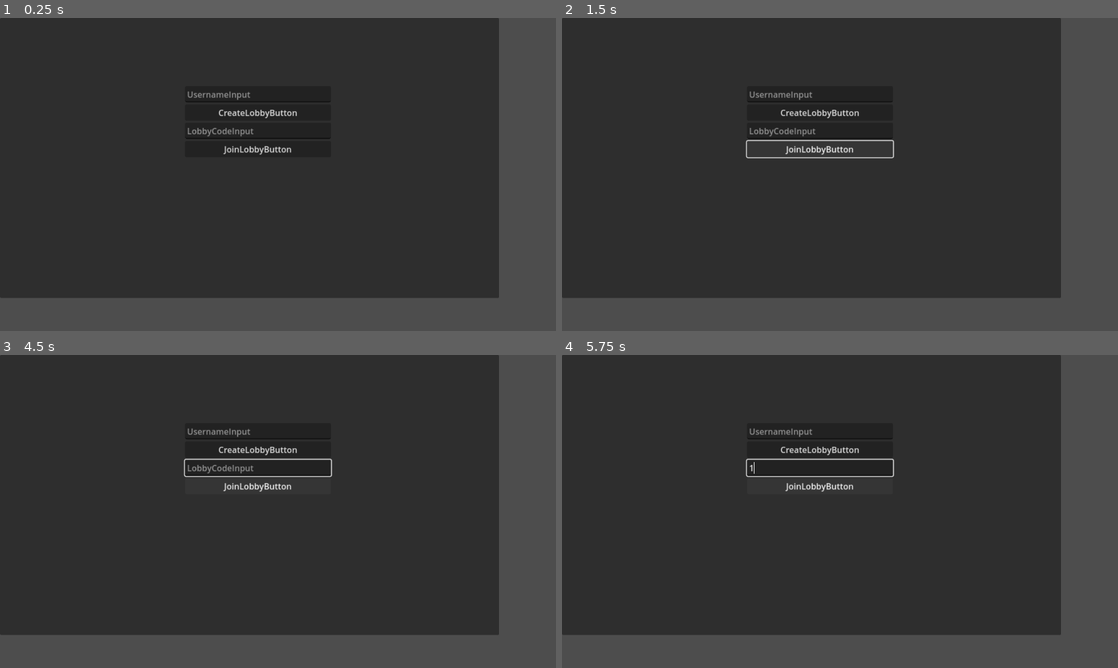
Above: before the commit, frames 1-4 (two rows, left to right).
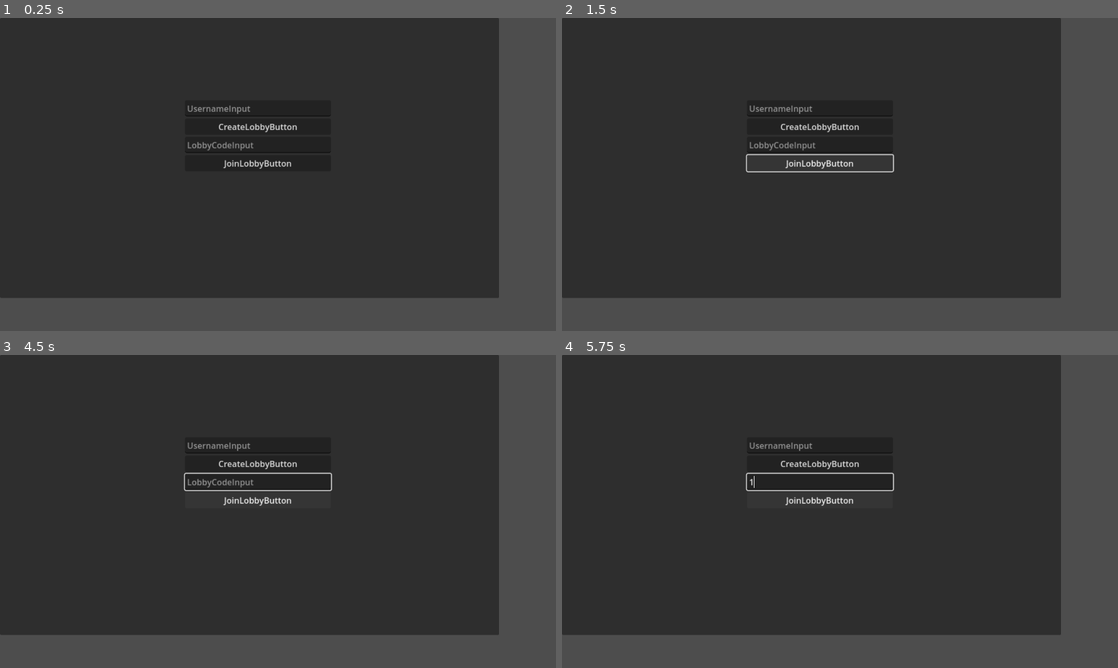
Above: after the commit, the same moments.

Repository: NightRzz/PR-Projekt-grupowy
Game: Godot game, scene res://menu.tscn
Same seed, same stepped clock (60 frames per second), same inputs: the game is played once before the commit and once after it.
Inputs:
- Up to frame 1 (0.25 s): no input
- Up to frame 2 (1.5 s): click "CreateLobbyButton" at 0.5 s; click "JoinLobbyButton" at 1.25 s
- Up to frame 3 (4.5 s): hold Right (ui_right) 2.03-2.78 s; hold 1 (select_character_1) 2.03-2.78 s; hold Left (ui_left) 2.78-3.53 s; tap 2 (select_character_2) at 2.85, 4.35 s; hold Right (ui_right) 3.53-4.28 s; hold 1 (select_character_1) 3.53-4.28 s; hold Up (ui_up) from 4.28 s (still down)
- Up to frame 4 (5.75 s): tap Enter at 5 s; release Up (ui_up) at 5.03 s; hold Left (ui_left) from 5.03 s (still down); hold 1 (select_character_1) from 5.03 s (still down)

The runs differ from the first frame. In frame 1, 1.1% of the frame differs, in the area x 33-54%, y 23-49%; in frame 2, 1.8%, in the area x 33-60%, y 23-50%; in frame 3, 1.7%; in frame 4, 1.5%.

Commit message:
lobby not found implementation

Diff:
--- a/MainMenu.gd
+++ b/MainMenu.gd
@@ -2,17 +2,40 @@
 
 @onready var create_button = $CanvasLayer/Panel/VBoxContainer/CreateLobbyButton
 @onready var join_button = $CanvasLayer/Panel/VBoxContainer/JoinLobbyButton
-
+@onready var lobby_label = $CanvasLayer/Panel/VBoxContainer/LobbyLabel
+var notalobby = false
+var waiting = false
 func _ready():
 	create_button.pressed.connect(_on_create_lobby)
 	join_button.pressed.connect(_on_join_lobby)
 
+	var timer = Timer.new()
+	add_child(timer)
+	timer.wait_time = 0.1
+	timer.timeout.connect(_process_packets)
+	timer.start()
+	Global.udp.connect_to_host(Global.server_ip, Global.server_port)
 func _process_packets():
 	while Global.udp.get_available_packet_count() > 0:
 		var packet = Global.udp.get_packet().get_string_from_utf8()
 		var data = JSON.parse_string(packet)
-		if data.message == "Lobby not found":
-			return "No"
+		if data.status == "found":
+			notalobby = false
+			if waiting:
+				waiting = false
+				var message = {
+					"type": "join_lobby",
+					"lobby_id": Global.lobby_id,
+					"username": Global.username
+				}
+				get_tree().change_scene_to_file("res://lobby.tscn")
+				Global.udp.put_packet(JSON.stringify(message).to_utf8_buffer())
+
+		elif data.status == "not found":
+			notalobby = true
+			if waiting:
+				waiting = false
+				lobby_label.text = "There is no lobby with provided id or it is full"
 
 func _on_create_lobby():
 	Global.username = $CanvasLayer/Panel/VBoxContainer/UsernameInput.text.strip_edges()
@@ -26,7 +49,7 @@
 	}
 	Global.udp.put_packet(JSON.stringify(message).to_utf8_buffer())
 
-	get_tree().change_scene_to_file("res://Lobby.tscn")
+	get_tree().change_scene_to_file("res://lobby.tscn")
 
 func _on_join_lobby():
 	Global.lobby_id = $CanvasLayer/Panel/VBoxContainer/LobbyCodeInput.text.strip_edges().to_upper()
@@ -37,14 +60,14 @@
 
 	Global.udp.connect_to_host(Global.server_ip, Global.server_port)
 	var message = {
-		"type": "join_lobby",
+		"type": "find_lobby",
 		"lobby_id": Global.lobby_id,
-		"username": Global.username
 	}
 	Global.udp.put_packet(JSON.stringify(message).to_utf8_buffer())
-	var ans = _process_packets()
-	if ans != "No":
-		get_tree().change_scene_to_file("res://Lobby.tscn")
+	waiting = true
+
+
+
 
 func _validate_username(name: String) -> bool:
 	return name.length() >= 3 && name.length() <= 16
--- a/game manager.gd
+++ b/game manager.gd
@@ -11,10 +11,10 @@
 
 func _ready():
 	# Setup timer to receive UDP packets
-	await get_tree().create_timer(0.2).timeout
+	await get_tree().create_timer(0.1).timeout
 	var timer = Timer.new()
 	add_child(timer)
-	timer.wait_time = 0.009  # 100 times per second
+	timer.wait_time = 0.006  # 100 times per second
 	timer.timeout.connect(_process_packets)
 	timer.start()
 
@@ -53,7 +53,6 @@
 func _update_player_character(id: String, character: String):
 	if not players.has(id):
 		return
-	# Remove the old player node
 	var old_player = players[id]
 	var pos = old_player.position
 	1
--- a/game.tscn
+++ b/game.tscn
@@ -498,6 +498,43 @@
 [node name="Game" type="Node2D"]
 script = ExtResource("1_feb5d")
 
+[node name="CanvasLayer" type="CanvasLayer" parent="."]
+visible = false
+
+[node name="Panel" type="Panel" parent="CanvasLayer"]
+anchors_preset = 8
+anchor_left = 0.5
+anchor_top = 0.5
+anchor_right = 0.5
+anchor_bottom = 0.5
+offset_left = -200.0
+offset_top = -200.0
+offset_right = 200.0
+offset_bottom = 200.0
+grow_horizontal = 2
+grow_vertical = 2
+scale = Vector2(1, 0.959)
+size_flags_horizontal = 4
+size_flags_vertical = 4
+
+[node name="VBoxContainer" type="VBoxContainer" parent="CanvasLayer/Panel"]
+layout_mode = 1
+anchors_preset = 8
+anchor_left = 0.5
+anchor_top = 0.5
+anchor_right = 0.5
+anchor_bottom = 0.5
+offset_left = -50.0
+offset_top = -50.0
+offset_right = 50.0
+offset_bottom = 50.0
+grow_horizontal = 2
+grow_vertical = 2
+
+[node name="Button" type="Button" parent="CanvasLayer/Panel/VBoxContainer"]
+layout_mode = 2
+text = "Leave game"
+
 [node name="TileMap" type="TileMap" parent="."]
 tile_set = SubResource("TileSet_feb5d")
 format = 2
--- a/lobby.gd
+++ b/lobby.gd
@@ -4,7 +4,7 @@
 func _ready():
 	$Panel.visible = true
 	$Panel/VBoxContainer/ChatInput.max_length = 100
-
+	$Panel/VBoxContainer/ExitButton.pressed.connect(_on_exit_lobby)
 	$Panel/VBoxContainer/SendButton.pressed.connect(_send_chat_message)
 	$Panel/VBoxContainer/ChatInput.text_submitted.connect(func(_t): _send_chat_message())
 	$Panel/VBoxContainer/HBoxContainer/VBoxContainer/ReadyButton.pressed.connect(_toggle_ready)
@@ -58,6 +58,10 @@
 		$Panel/VBoxContainer/HBoxContainer/PlayerList.add_item(text)
 
 	$Panel/VBoxContainer/HBoxContainer/VBoxContainer/StartGameButton.visible = Global.is_host
+func _on_exit_lobby():
+	var message = {"type": "exit_lobby"}
+	Global.udp.put_packet(JSON.stringify(message).to_utf8_buffer())
+	get_tree().change_scene_to_file("res://menu.tscn")
 
 func _add_chat_message(player: String, text: String):
 	var time = Time.get_time_string_from_system()
--- a/lobby.tscn
+++ b/lobby.tscn
@@ -44,11 +44,11 @@
 
 [node name="ReadyButton" type="Button" parent="CanvasLayer/Panel/VBoxContainer/HBoxContainer/VBoxContainer"]
 layout_mode = 2
-text = "ReadyButton"
+text = "Ready"
 
 [node name="StartGameButton" type="Button" parent="CanvasLayer/Panel/VBoxContainer/HBoxContainer/VBoxContainer"]
 layout_mode = 2
-text = "StartGameButton"
+text = "Start Game"
 
 [node name="ChatLog" type="RichTextLabel" parent="CanvasLayer/Panel/VBoxContainer"]
 layout_mode = 2
@@ -57,9 +57,13 @@
 
 [node name="ChatInput" type="LineEdit" parent="CanvasLayer/Panel/VBoxContainer"]
 layout_mode = 2
-placeholder_text = "ChatInput"
+placeholder_text = "Enter message"
 clear_button_enabled = true
 
 [node name="SendButton" type="Button" parent="CanvasLayer/Panel/VBoxContainer"]
 layout_mode = 2
-text = "SendButton"
+text = "Send mesage"
+
+[node name="ExitButton" type="Button" parent="CanvasLayer/Panel/VBoxContainer"]
+layout_mode = 2
+text = "Exit lobby"
--- a/menu.tscn
+++ b/menu.tscn
@@ -25,6 +25,9 @@
 offset_bottom = 437.0
 scale = Vector2(1.2, 1.2)
 
+[node name="LobbyLabel" type="Label" parent="CanvasLayer/Panel/VBoxContainer"]
+layout_mode = 2
+
 [node name="UsernameInput" type="LineEdit" parent="CanvasLayer/Panel/VBoxContainer"]
 layout_mode = 2
 placeholder_text = "UsernameInput"
--- a/player.gd
+++ b/player.gd
@@ -27,7 +27,7 @@
 func _physics_process(delta):
 	if is_local_player:
 		# Only get horizontal input
-		var horizontal = Input.get_action_strength("ui_right") - Input.get_action_strength("ui_left")
+		var horizontal = Input.get_action_strength("right") - Input.get_action_strength("left")
 		velocity.x = horizontal * SPEED
 
 		# Apply gravity
@@ -45,8 +45,7 @@
 			anim.set("parameters/idle/BlendSpace2D/blend_position", Vector2(1, 0))
 			anim.set("parameters/jump/BlendSpace2D/blend_position", Vector2(1, 0))
 
-		# Jump (use "jump" action, not "ui_up")
-		if Input.is_action_just_pressed("ui_up") and ($RayCast2D.is_colliding() or $RayCast2D2.is_colliding()):
+		if Input.is_action_just_pressed("up") and ($RayCast2D.is_colliding() or $RayCast2D2.is_colliding()):
 			velocity.y = JUMP_VELOCITY
 			anim.get("parameters/playback").travel("jump")
 			anim_state = "jump"
--- a/player.tscn
+++ b/player.tscn
@@ -556,7 +556,7 @@
 
 [node name="AnimatedSprite2D" type="AnimatedSprite2D" parent="."]
 sprite_frames = SubResource("SpriteFrames_pylmc")
-animation = &"jump"
+animation = &"idle"
 frame = 1
 
 [node name="CollisionShape2D" type="CollisionShape2D" parent="."]
--- a/player2.tscn
+++ b/player2.tscn
@@ -552,6 +552,7 @@
 scale = Vector2(1, 0.835938)
 sprite_frames = SubResource("SpriteFrames_pylmc")
 animation = &"idle"
+frame = 1
 
 [node name="CollisionShape2D" type="CollisionShape2D" parent="."]
 physics_interpolation_mode = 1
--- a/project.godot
+++ b/project.godot
@@ -36,6 +36,31 @@
 "events": [Object(InputEventKey,"resource_local_to_scene":false,"resource_name":"","device":0,"window_id":0,"alt_presse …(189 unchanged characters)…
 ]
 }
+up={
+"deadzone": 0.2,
+"events": [Object(InputEventKey,"resource_local_to_scene":false,"resource_name":"","device":-1,"window_id":0,"alt_pressed":false,"shift_pressed":false,"ctrl_pressed":false,"meta_pressed":false,"pressed":false,"keycode":0,"physical_keycode":32,"key_label":0,"unicode":32,"location":0,"echo":false,"script":null)
+]
+}
+down={
+"deadzone": 0.2,
+"events": [Object(InputEventKey,"resource_local_to_scene":false,"resource_name":"","device":-1,"window_id":0,"alt_pressed":false,"shift_pressed":false,"ctrl_pressed":false,"meta_pressed":false,"pressed":false,"keycode":0,"physical_keycode":83,"key_label":0,"unicode":115,"location":0,"echo":false,"script":null)
+]
+}
+left={
+"deadzone": 0.2,
+"events": [Object(InputEventKey,"resource_local_to_scene":false,"resource_name":"","device":-1,"window_id":0,"alt_pressed":false,"shift_pressed":false,"ctrl_pressed":false,"meta_pressed":false,"pressed":false,"keycode":0,"physical_keycode":65,"key_label":0,"unicode":97,"location":0,"echo":false,"script":null)
+]
+}
+right={
+"deadzone": 0.2,
+"events": [Object(InputEventKey,"resource_local_to_scene":false,"resource_name":"","device":-1,"window_id":0,"alt_pressed":false,"shift_pressed":false,"ctrl_pressed":false,"meta_pressed":false,"pressed":false,"keycode":0,"physical_keycode":68,"key_label":0,"unicode":100,"location":0,"echo":false,"script":null)
+]
+}
+esc={
+"deadzone": 0.2,
+"events": [Object(InputEventKey,"resource_local_to_scene":false,"resource_name":"","device":-1,"window_id":0,"alt_pressed":false,"shift_pressed":false,"ctrl_pressed":false,"meta_pressed":false,"pressed":false,"keycode":0,"physical_keycode":4194305,"key_label":0,"unicode":0,"location":0,"echo":false,"script":null)
+]
+}
 
 [rendering]
 
Not shown, changed: main.py
